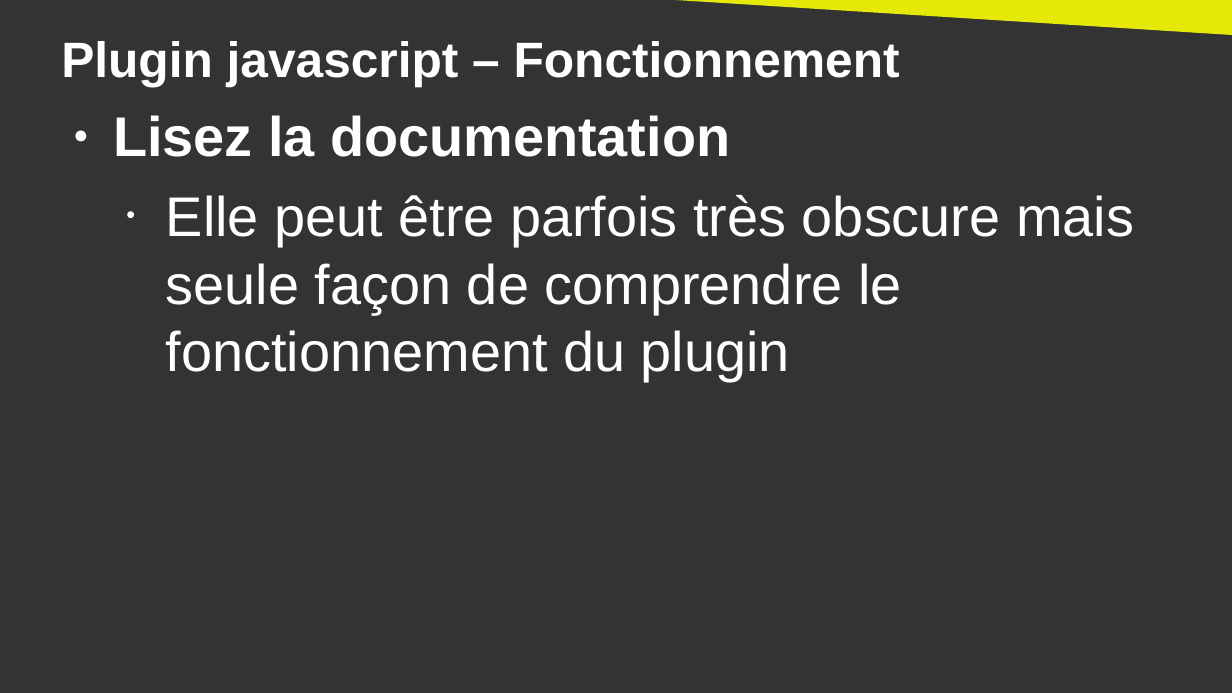
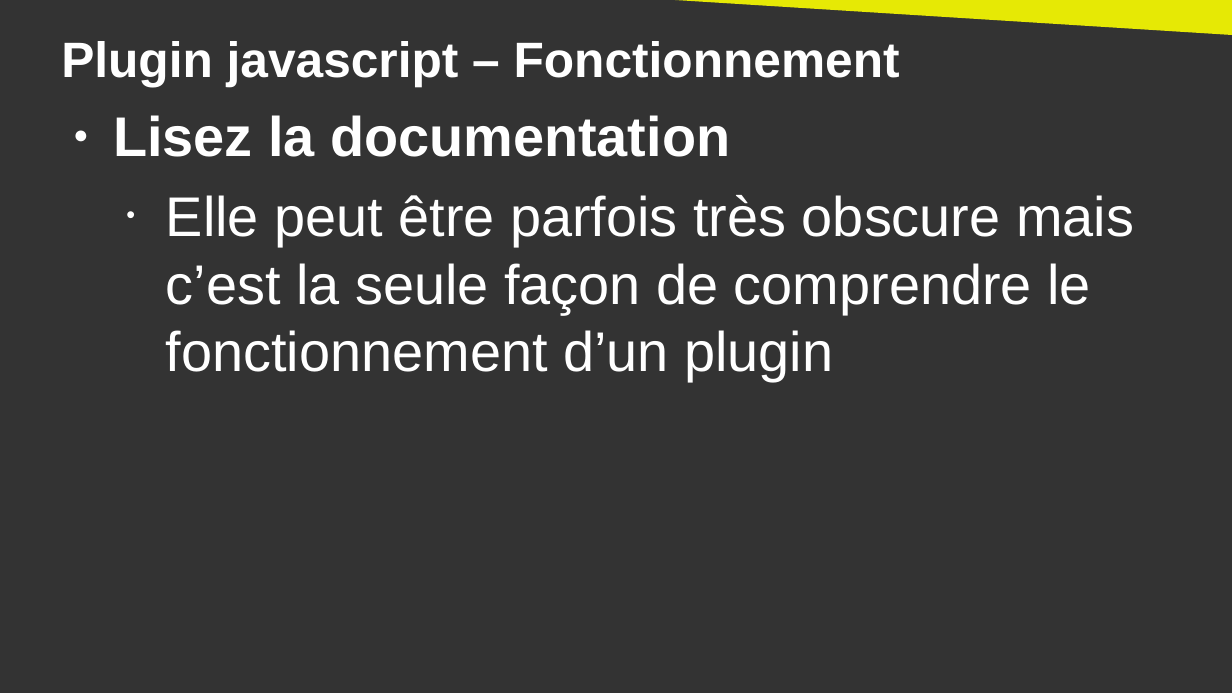
Before and after one commit to DanYellow/cours, a slide deck: slide 7 of integration-web-s3/travaux-pratiques/numero-3/presentation.odp. Drawn at 1232x693 pixels with LibreOffice and Linux fonts; fonts in the diff are those of the drawing. Boxes give left, top, right and bottom in pixels: in the first picture for what was removed or moved away, otherwise in the second. Text is boxed around its words. In the diff, an @@ line names an element or a change of style, - is before the commit and + after.

```diff
--- a/integration-web-s3/travaux-pratiques/numero-3/presentation.odp
+++ b/integration-web-s3/travaux-pratiques/numero-3/presentation.odp
@@ text at <box>166,195,1134,380</box>: text changed @@
-  • Elle peut être parfois très obscure mais seule façon de comprendre le fonctionnement du plugin
+  • Elle peut être parfois très obscure mais c’est la seule façon de comprendre le fonctionnement d’un plugin
```
Also in this commit, not shown: 7 slides added, 2 other files.
